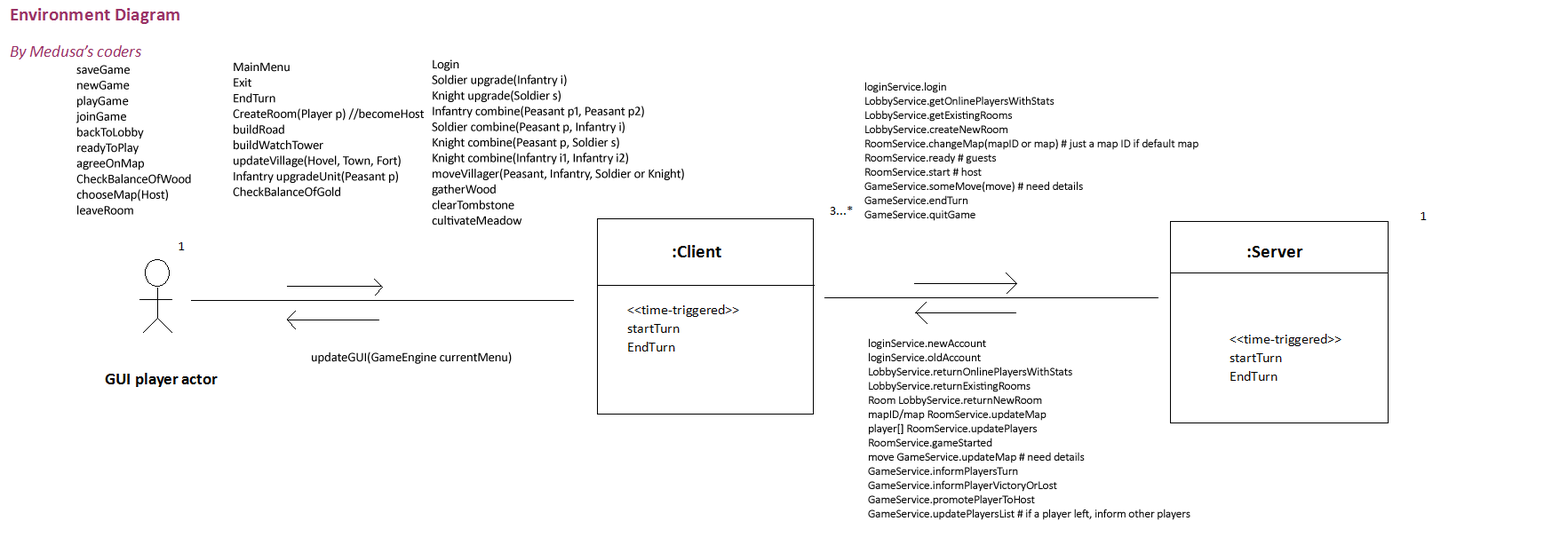
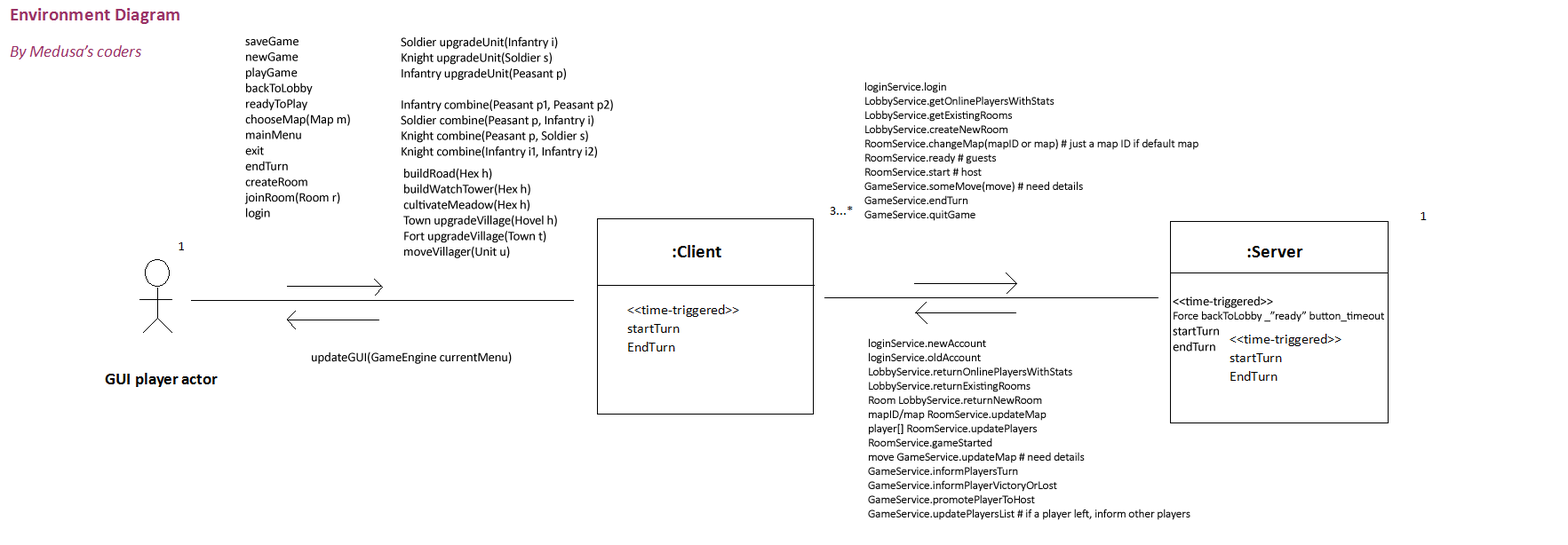
Layer changes from the first 1568px x 545px image to the second:
moved "GUItoClient1" above "GUItoClient2", painted on it over (x1=75, y1=36, x2=351, y2=221)
painted on "GUItoClient2" over (x1=232, y1=62, x2=558, y2=259)
moved "GUItoClient3" above "<<time-triggered>> Force backT", painted on it over (x1=400, y1=36, x2=685, y2=226)
added layer "<<time-triggered>> Force backT" above "clientToGUI" over (x1=1172, y1=296, x2=1385, y2=352)
painted on "Layer 4" over (x1=183, y1=211, x2=454, y2=257)
